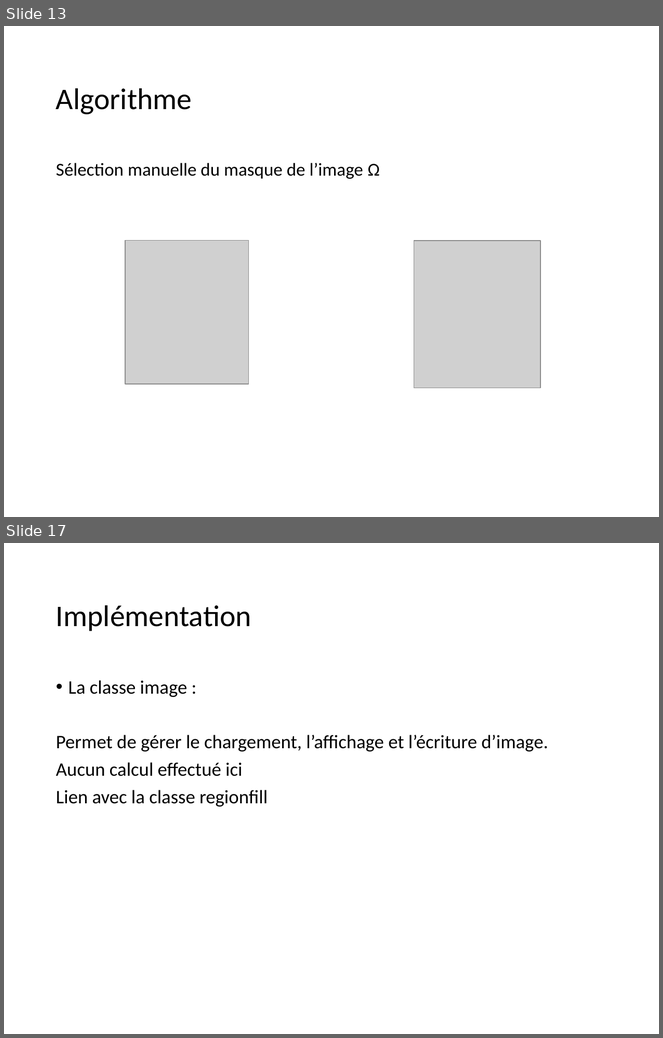
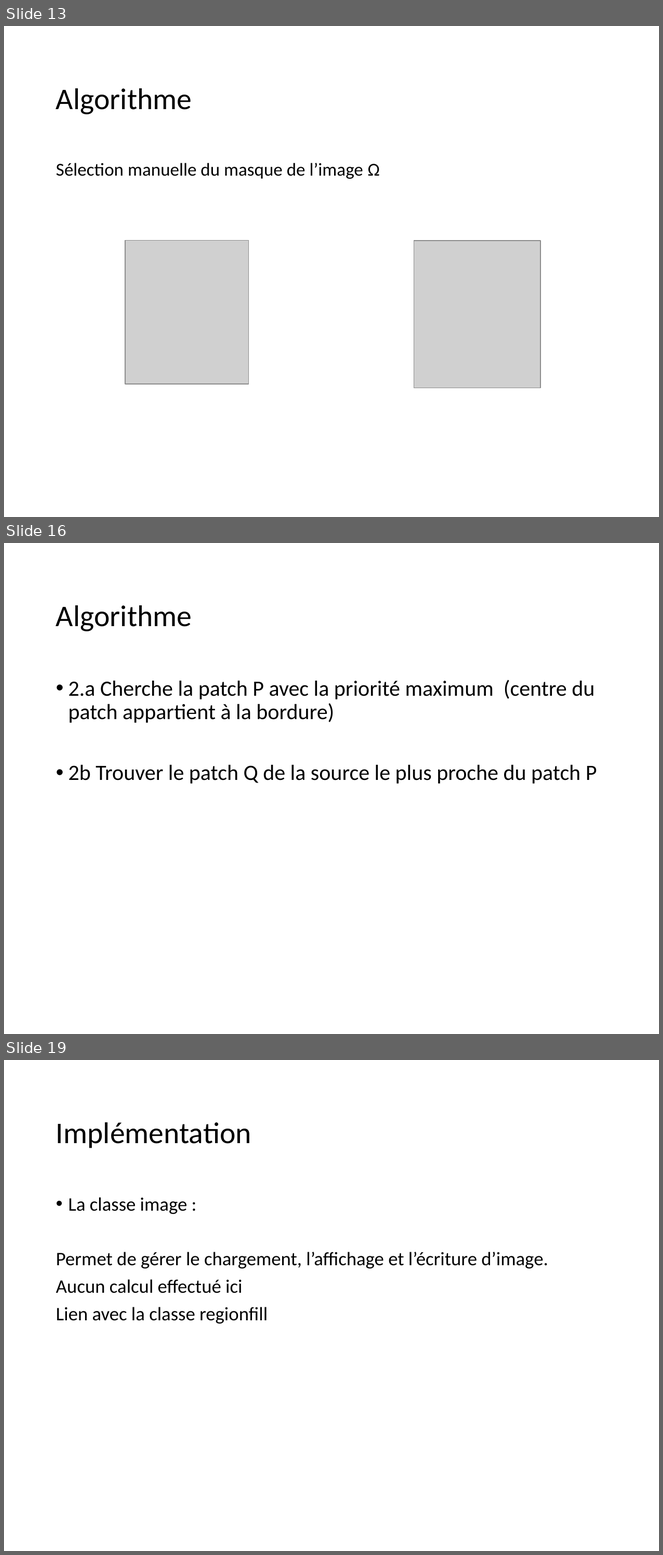
Before and after one commit to CharlyGirotNYU/Inpainting, a slide deck: ppt/Inpainting.pptx. Shown one above the other, each under a label of ours: slides 13 and 17 before the commit, slides 13, 16 and 19 after it; the slides between them are not shown. The pictures are 663x1038 and 663x1555 pixels, drawn with LibreOffice and Linux fonts; fonts in the diff are those of the drawing; grey boxes stand for pictures. Boxes give left, top, right and bottom in pixels: in the first picture for what was removed or moved away, otherwise in the second. Text is boxed around its words. In the diff, an @@ line names an element or a change of style, - is before the commit and + after.

```diff
--- a/ppt/Inpainting.pptx
+++ b/ppt/Inpainting.pptx
@@ slide 16 added at (4, 543, 659, 1034), background #FFFFFF @@
@@ title added at (56, 605, 192, 631), 33 pt, text #000000 @@
+Algorithme
@@ text added at (68, 680, 597, 784), 24 pt, text #000000 @@
+• 2.a Cherche la patch P avec la priorité maximum (centre du patch appartient à la bordure)
+• 2b Trouver le patch Q de la source le plus proche du patch P
@@ what was slide 17 is now slide 19 @@
```
Also in this commit, not shown: 7 slides changed, 6 other slides added, 2 slides removed.
